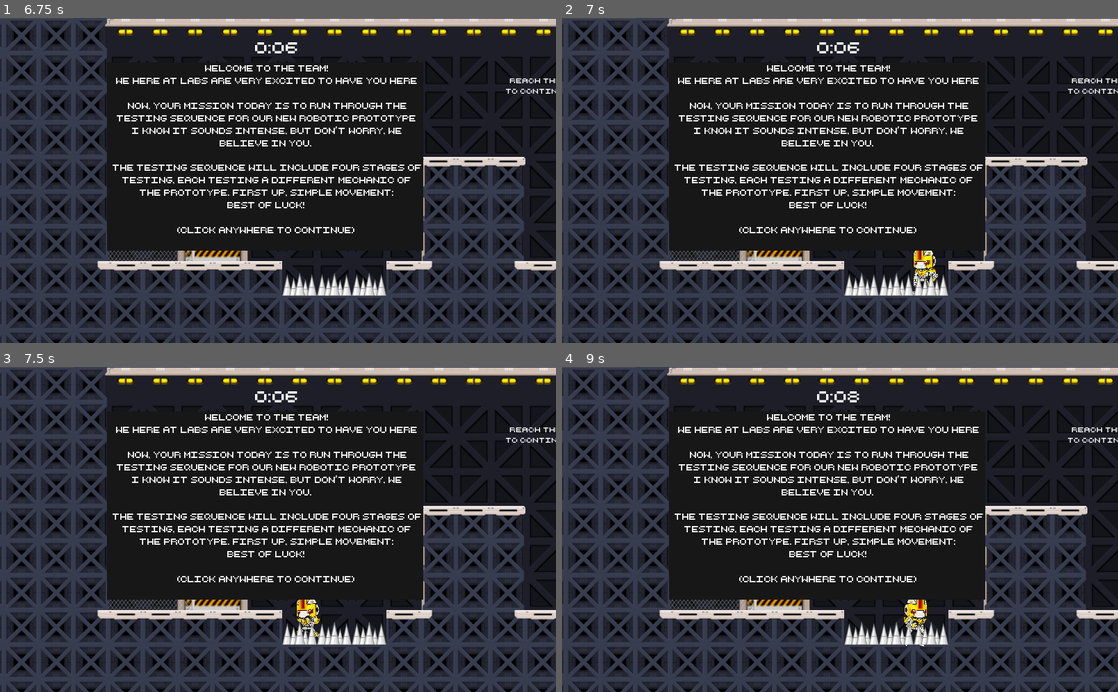
Above: before the commit, frames 1-4 (two rows, left to right).
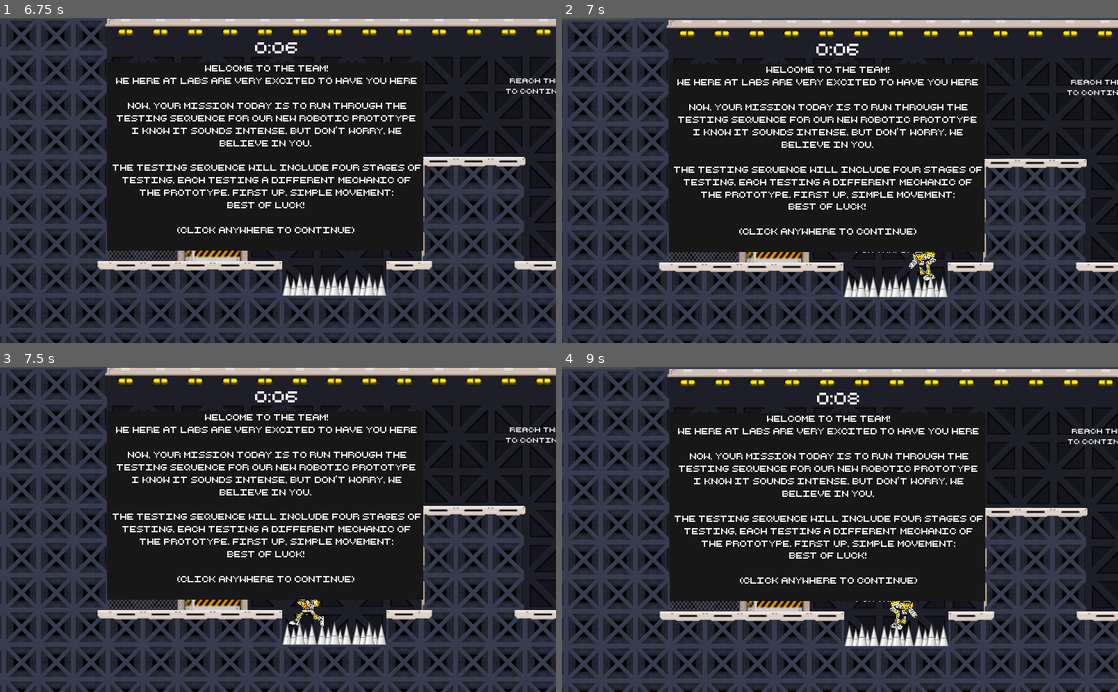
Above: after the commit, the same moments.

Repository: bsu-cs315/FP-LABS
Game: Godot game, scene res://src/TitleScreen.tscn
The game is run twice, just before and just after one commit, with the same random seed, the same clock (stepped at 60 frames per second) and the same inputs.
Inputs:
- Up to frame 1 (6.75 s): click "BEGIN" at 0.5 s; tap Enter at 1.25, 3.5, 6.5 s; hold Right (move_right) 1.28-2.78 s; tap Space (melee) at 1.35, 2, 2.1, 2.85, 3.6, 4.25, 4.35, 5.1, 5.85, 6.6 s; tap Up (jump) at 1.52, 2.27, 3.77, 4.52, 5.27 s; hold Left (move_left) 2.78-3.53 s; hold Right (move_right) 3.53-5.03 s; hold Left (move_left) 5.03-5.78 s; hold Right (move_right) 5.78-6.53 s; hold Left (move_left) from 6.53 s (still down)
- Up to frame 2 (7 s): keep holding Left (move_left); tap Up (jump) at 6.77 s
- Up to frame 3 (7.5 s): keep holding Left (move_left); tap Space (melee) at 7.35 s
- Up to frame 4 (9 s): tap Up (jump) at 7.52, 8.27 s; tap Space (melee) at 8, 8.1, 8.85 s; release Left (move_left) at 8.03 s; hold Right (move_right) from 8.03 s (still down)

Frame 1 is identical in both runs. In frame 2, 17% of the frame differs, in the area x 0-100%, y 0-100%; in frame 3, 0.4%; in frame 4, 17%.
Error in both runs: Invalid operands 'RID' and 'int' in operator '=='. (res://src/Level-1.gd:85)

Commit message:
Change souls to Area2D's and detect collisions with player
player does not stop when collided

Diff:
--- a/project/SoulCollectible.tscn
+++ b/project/SoulCollectible.tscn
@@ -6,7 +6,9 @@
 radius = 10.8831
 height = 24.0621
 
-[node name="SoulCollectible" type="StaticBody2D"]
+[node name="SoulCollectible" type="Area2D"]
+collision_layer = 2
+collision_mask = 0
 
 [node name="Sprite" type="Sprite" parent="."]
 rotation = -1.5708
--- a/project/src/Level-3.gd
+++ b/project/src/Level-3.gd
@@ -98,7 +98,9 @@
 	if body.is_in_group("enemies"):
 		kill_player()
 
-	if body.is_in_group("collectibles"):
+
+func _on_Player_player_area_hit(area):
+	if area.is_in_group("collectibles"):
 		print("Soul hit")
 
 
--- a/project/src/Level-3.tscn
+++ b/project/src/Level-3.tscn
@@ -1245,6 +1245,7 @@
 [node name="WinSoundPlayer" type="AudioStreamPlayer" parent="."]
 stream = ExtResource( 12 )
 [connection signal="enemy_hit" from="Player" to="." method="_on_Player_enemy_hit"]
+[connection signal="player_area_hit" from="Player" to="." method="_on_Player_player_area_hit"]
 [connection signal="player_hit" from="Player" to="." method="_on_Player_player_hit"]
 [connection signal="timeout" from="Player/QueueFreeTimer" to="." method="_on_QueueFreeTimer_timeout"]
 [connection signal="timeout" from="InfoHUDLayer/TimeHUD/SecondsTimer" to="." method="_on_SecondsTimer_timeout"]
--- a/project/src/Player.gd
+++ b/project/src/Player.gd
@@ -2,6 +2,7 @@
 
 
 signal player_hit(body)
+signal player_area_hit(area)
 signal enemy_hit(body)
 
 const GRAVITY = 900.0
@@ -120,7 +121,10 @@
 
 func _on_PlayerArea_body_shape_entered(_body_id, body, _body_shape, _area_shape):
 	emit_signal("player_hit", body)
-	print("hit by " + str(body))
+
+
+func _on_PlayerArea_area_shape_entered(_area_id, area, _area_shape, _self_shape):
+	emit_signal("player_area_hit", area)
 
 
 func _on_melee_collision_entered(_body_id, body, _body_shape, _area_shape):
--- a/project/src/Player.tscn
+++ b/project/src/Player.tscn
@@ -85,6 +85,8 @@
 extents = Vector2( 12.2737, 50.4009 )
 
 [node name="Player" type="KinematicBody2D"]
+collision_layer = 2147483651
+collision_mask = 3
 script = ExtResource( 19 )
 
 [node name="AnimatedSprite" type="AnimatedSprite" parent="."]
@@ -107,6 +109,7 @@
 editor_draw_drag_margin = true
 
 [node name="PlayerArea" type="Area2D" parent="."]
+collision_mask = 3
 
 [node name="PlayerAreaShape" type="CollisionShape2D" parent="PlayerArea"]
 position = Vector2( -4.48985, 2.24493 )
@@ -151,6 +154,7 @@
 [node name="ShakeTime" type="Timer" parent="."]
 wait_time = 0.5
 [connection signal="animation_finished" from="AnimatedSprite" to="." method="_on_AnimatedSprite_animation_finished"]
+[connection signal="area_shape_entered" from="PlayerArea" to="." method="_on_PlayerArea_area_shape_entered"]
 [connection signal="body_shape_entered" from="PlayerArea" to="." method="_on_PlayerArea_body_shape_entered"]
 [connection signal="body_shape_entered" from="MeleeAreaRight" to="." method="_on_melee_collision_entered"]
 [connection signal="body_shape_entered" from="MeleeAreaLeft" to="." method="_on_melee_collision_entered"]
